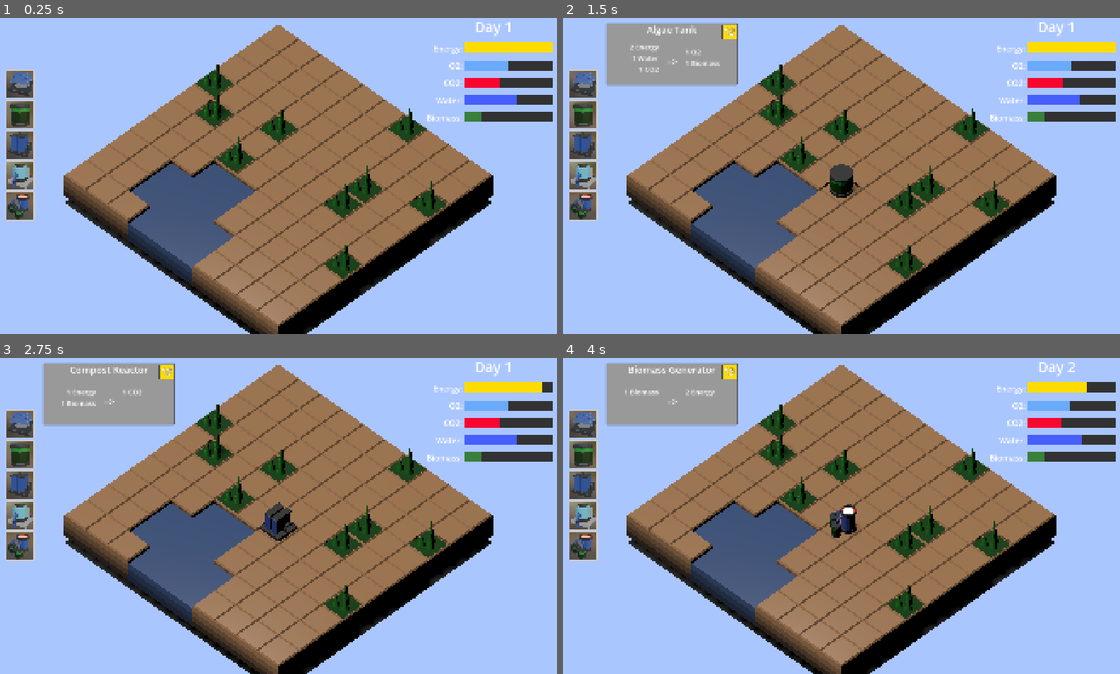
Above: before the commit, frames 1-4 (two rows, left to right).
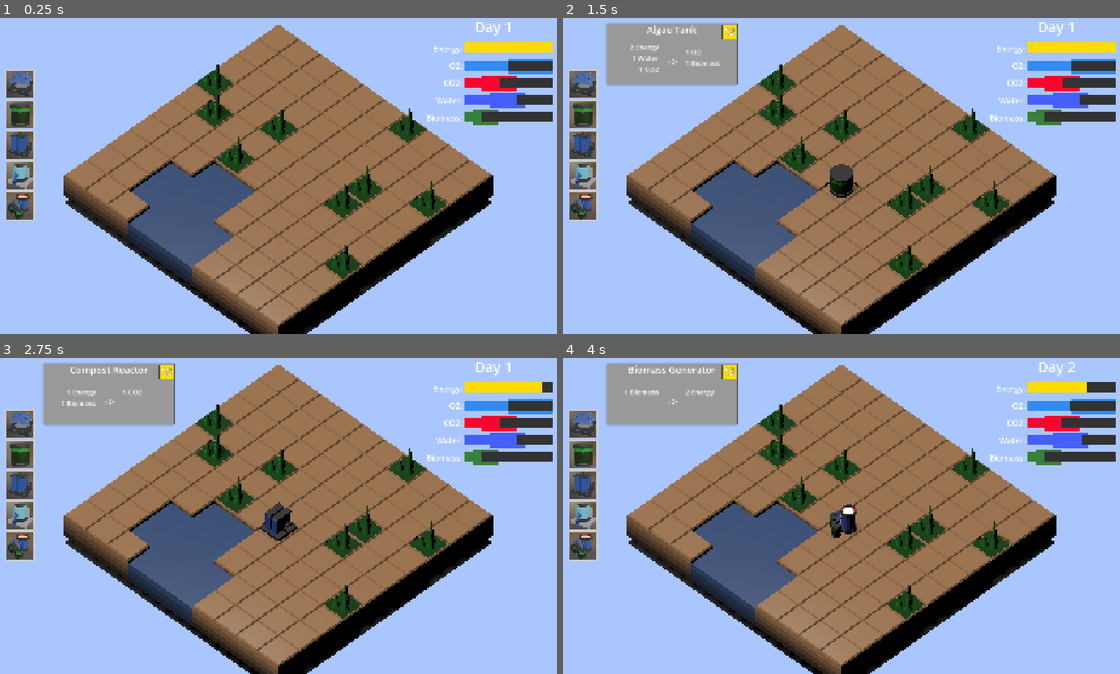
Above: after the commit, the same moments.

Repository: alexshopov/eco-reactor-gmtk-2025
Game: Godot game, scene res://scenes/main/main.tscn
Two runs of this game, one before a commit and one after it. Both use one fixed random seed, a clock stepped at 60 frames per second and the inputs below. The engine's default icon, where the game draws it, is replaced by a stand-in: a white triangle on a blue panel in a dark square.
Inputs (mouse positions are in pixels of both pictures, inside the frame that each line leads up to):
- Up to frame 1 (0.25 s): no input
- Up to frame 2 (1.5 s): tap Enter at 0.5 s; move the mouse to (585, 84) at 0.52 s; press the mouse at (585, 84) at 0.53 s; tap Space at 1.25 s; move the mouse to (585, 112) at 1.27 s; release the mouse at (585, 112) at 1.28 s; right-click (585, 112) at 1.35 s; click (585, 112) at 1.42 s
- Up to frame 3 (2.75 s): tap Enter at 2 s; move the mouse to (22, 484) at 2.02 s; press the mouse at (22, 484) at 2.03 s
- Up to frame 4 (4 s): tap Space at 2.75 s; move the mouse to (585, 516) at 2.77 s; release the mouse at (585, 516) at 2.78 s; right-click (585, 516) at 2.85 s; click (585, 516) at 2.92 s; tap Enter at 3.5 s; move the mouse to (585, 544) at 3.52 s; press the mouse at (585, 544) at 3.53 s

The runs differ from the first frame. In frame 1, 0.7% of the frame differs, in the area x 83-100%, y 12-34%; in frame 2, 0.7%; in frame 3, 0.7%; in frame 4, 0.7%.
Error in both runs: Invalid assignment of property or key 'device_type' with value of type 'int' on a base object of type 'Nil'. (res://managers/device_manager.gd:98)

Commit message:
added ideal range indicators

Diff:
--- a/UI/ui.tscn
+++ b/UI/ui.tscn
@@ -25,7 +25,7 @@
 bg_color = Color(1, 0.862745, 0, 1)
 
 [sub_resource type="StyleBoxFlat" id="StyleBoxFlat_dajm1"]
-bg_color = Color(0.411765, 0.666667, 0.984314, 1)
+bg_color = Color(0.194391, 0.545017, 0.948528, 1)
 
 [sub_resource type="StyleBoxFlat" id="StyleBoxFlat_e6gg6"]
 bg_color = Color(0.975006, 0.0252268, 0.189674, 1)
@@ -236,34 +236,34 @@
 theme_override_styles/background = ExtResource("2_dajm1")
 theme_override_styles/fill = SubResource("StyleBoxFlat_dajm1")
 step = 1.0
+value = 75.0
+rounded = true
+show_percentage = false
+
+[node name="CO2ProgressBar" type="ProgressBar" parent="Control/ResourcesContainer/ProgressBars"]
+unique_name_in_owner = true
+custom_minimum_size = Vector2(300, 35)
+layout_mode = 2
+theme_override_font_sizes/font_size = 26
+theme_override_styles/background = ExtResource("2_dajm1")
+theme_override_styles/fill = SubResource("StyleBoxFlat_e6gg6")
+step = 1.0
+value = 40.0
+rounded = true
+show_percentage = false
+
+[node name="WaterProgressBar" type="ProgressBar" parent="Control/ResourcesContainer/ProgressBars"]
+unique_name_in_owner = true
+custom_minimum_size = Vector2(300, 35)
+layout_mode = 2
+theme_override_font_sizes/font_size = 26
+theme_override_styles/background = ExtResource("2_dajm1")
+theme_override_styles/fill = SubResource("StyleBoxFlat_hat8c")
+step = 1.0
 value = 50.0
 rounded = true
 show_percentage = false
 
-[node name="CO2ProgressBar" type="ProgressBar" parent="Control/ResourcesContainer/ProgressBars"]
-unique_name_in_owner = true
-custom_minimum_size = Vector2(300, 35)
-layout_mode = 2
-theme_override_font_sizes/font_size = 26
-theme_override_styles/background = ExtResource("2_dajm1")
-theme_override_styles/fill = SubResource("StyleBoxFlat_e6gg6")
-step = 1.0
-value = 60.0
-rounded = true
-show_percentage = false
-
-[node name="WaterProgressBar" type="ProgressBar" parent="Control/ResourcesContainer/ProgressBars"]
-unique_name_in_owner = true
-custom_minimum_size = Vector2(300, 35)
-layout_mode = 2
-theme_override_font_sizes/font_size = 26
-theme_override_styles/background = ExtResource("2_dajm1")
-theme_override_styles/fill = SubResource("StyleBoxFlat_hat8c")
-step = 1.0
-value = 70.0
-rounded = true
-show_percentage = false
-
 [node name="BiomassProgressBar" type="ProgressBar" parent="Control/ResourcesContainer/ProgressBars"]
 unique_name_in_owner = true
 custom_minimum_size = Vector2(300, 35)
@@ -272,6 +272,52 @@
 theme_override_styles/background = ExtResource("2_dajm1")
 theme_override_styles/fill = SubResource("StyleBoxFlat_3sbvi")
 step = 1.0
-value = 40.0
-rounded = true
-show_percentage = false
+value = 10.0
+rounded = true
+show_percentage = false
+
+[node name="Control" type="Control" parent="Control"]
+layout_mode = 1
+anchors_preset = 15
+anchor_right = 1.0
+anchor_bottom = 1.0
+offset_top = 75.0
+grow_horizontal = 2
+grow_vertical = 2
+size_flags_horizontal = 3
+
+[node name="O2Range" type="ColorRect" parent="Control/Control"]
+z_index = -1
+layout_mode = 2
+offset_left = 276.0
+offset_top = 66.0
+offset_right = 426.0
+offset_bottom = 118.0
+color = Color(0.196078, 0.545098, 0.94902, 1)
+
+[node name="CO2Range" type="ColorRect" parent="Control/Control"]
+z_index = -1
+layout_mode = 2
+offset_left = 186.0
+offset_top = 124.0
+offset_right = 306.0
+offset_bottom = 176.0
+color = Color(0.976471, 0.0235294, 0.188235, 1)
+
+[node name="WaterRange" type="ColorRect" parent="Control/Control"]
+z_index = -1
+layout_mode = 2
+offset_left = 216.0
+offset_top = 184.0
+offset_right = 336.0
+offset_bottom = 236.0
+color = Color(0.27451, 0.372549, 0.980392, 1)
+
+[node name="BiomassRange" type="ColorRect" parent="Control/Control"]
+z_index = -1
+layout_mode = 2
+offset_left = 156.0
+offset_top = 243.0
+offset_right = 246.0
+offset_bottom = 295.0
+color = Color(0.219608, 0.501961, 0.231373, 1)
--- a/globals/constants.gd
+++ b/globals/constants.gd
@@ -4,10 +4,22 @@
 const TICK_DURATION_NORMAL : int = 6
 
 const ENERGY_INITIAL_VALUE : float = 100
+
 const O2_INITIAL_VALUE : float = 50
+const O2_STABLE_MIN : float = 50
+const O2_STABLE_MAX : float = 100
+
 const CO2_INITIAL_VALUE : float = 40
+const CO2_STABLE_MIN : float = 20
+const CO2_STABLE_MAX : float = 60
+
 const WATER_INITIAL_VALUE : float = 60
+const WATER_STABLE_MIN : float = 30
+const WATER_STABLE_MAX : float = 70
+
 const BIOMASS_INITIAL_VALUE : float = 20
+const BIOMASS_STABLE_MIN : float = 10
+const BIOMASS_STABLE_MAX : float = 40
 
 const TREE_CO2_SINK : float = 0.2
 const WATER_PASSIVE_REGEN : float = 0.1
